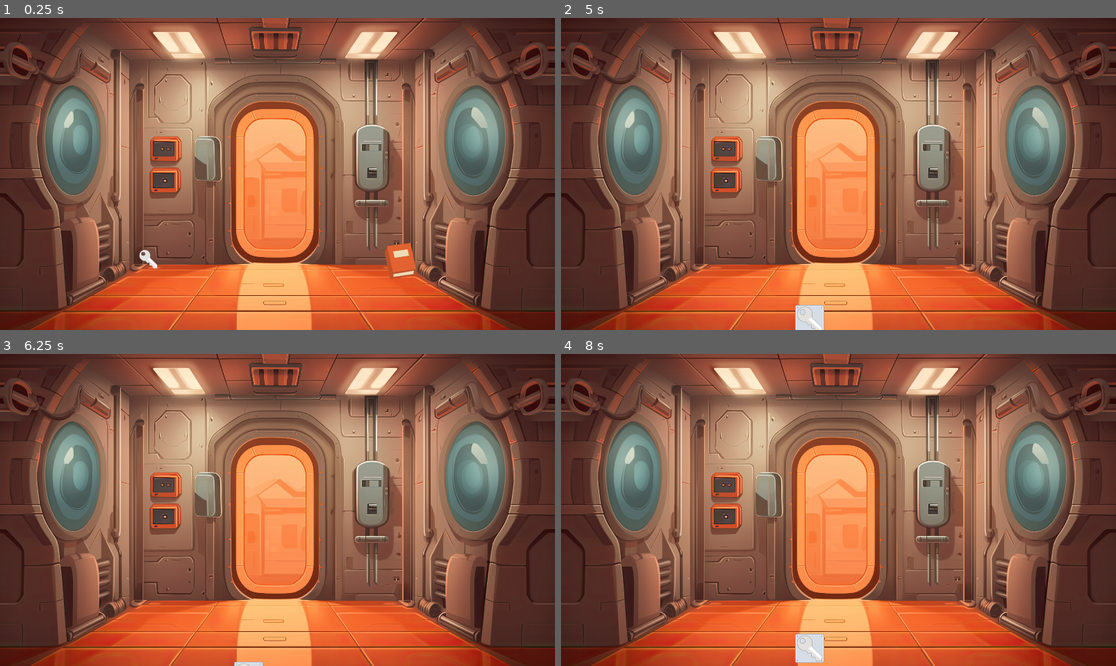
Above: before the commit, frames 1-4 (two rows, left to right).
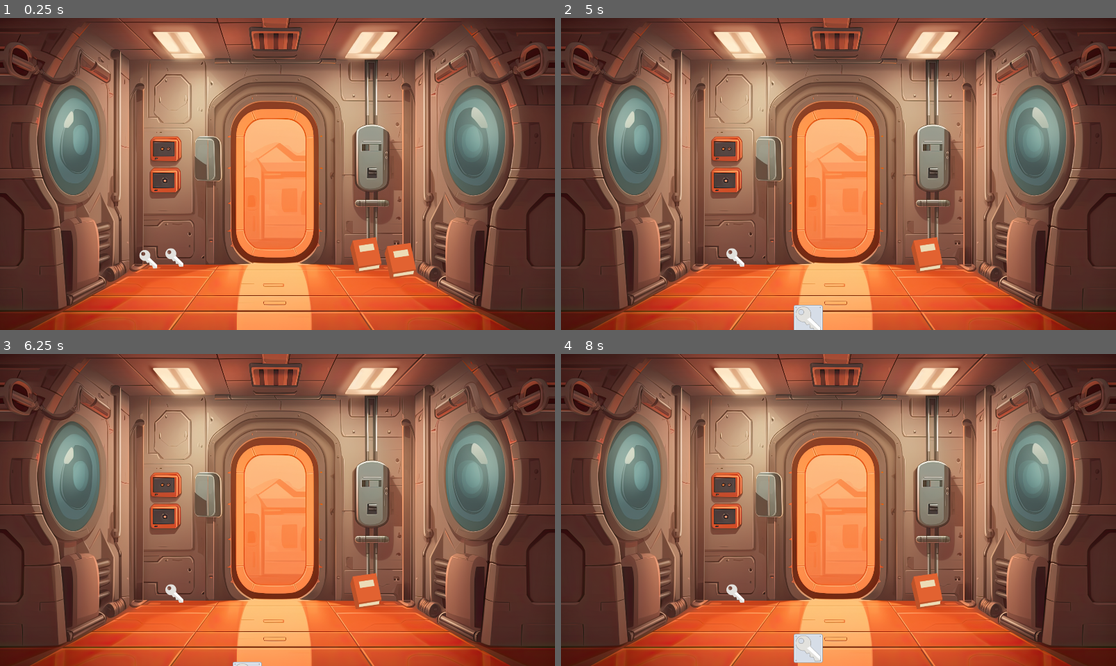
Above: after the commit, the same moments.

Repository: keyoni/PointClickEscape
Game: Godot game, scene res://scenes/main/main.tscn
Two runs of this game, one before a commit and one after it. Both use one fixed random seed, a clock stepped at 60 frames per second and the inputs below.
Inputs (mouse positions are in pixels of both pictures, inside the frame that each line leads up to):
- Up to frame 1 (0.25 s): no input
- Up to frame 2 (5 s): tap Enter at 0.5, 2.75 s; drag from (838, 308) to (960, 261) at 0.52 s; drag from (710, 258) to (838, 308) at 1.27 s; tap Space at 2, 4.25 s; move the mouse to (894, 105) at 2.02 s; press the mouse at (894, 105) at 2.03 s; release the mouse at (894, 105) at 2.75 s; drag from (810, 236) to (710, 258) at 2.77 s; move the mouse to (1005, 220) at 3.52 s; press the mouse at (1005, 220) at 3.53 s; release the mouse at (1005, 220) at 4.25 s; drag from (672, 127) to (838, 308) at 4.27 s
- Up to frame 3 (6.25 s): move the mouse to (249, 656) at 5.02 s; press the mouse at (249, 656) at 5.03 s; release the mouse at (249, 656) at 5.75 s; tap Enter at 5.75 s; drag from (194, 432) to (166, 525) at 5.77 s
- Up to frame 4 (8 s): tap Space at 6.5 s; move the mouse to (960, 494) at 6.52 s; press the mouse at (960, 494) at 6.53 s; release the mouse at (960, 494) at 7.25 s; drag from (727, 525) to (838, 644) at 7.27 s

The runs differ from the first frame. In frame 1, 0.6% of the frame differs, in the area x 29-69%, y 70-82%; in frame 2, 0.7%; in frame 3, 0.6%; in frame 4, 0.7%, in the area x 29-69%, y 70-100%.

Commit message:
clean up print statements

Diff:
--- /dev/null
+++ b/PointClickEscape/resources/items/knife.tres
@@ -0,0 +1,10 @@
+[gd_resource type="Resource" script_class="Item" load_steps=3 format=3 uid="uid://w476yp26mdj5"]
+
+[ext_resource type="Script" path="res://resources/item.gd" id="1_c78vb"]
+[ext_resource type="Texture2D" uid="uid://dyv0o668dtyu7" path="res://assets/items/knife.png" id="2_4rf4l"]
+
+[resource]
+script = ExtResource("1_c78vb")
+name = "Knife"
+texture = ExtResource("2_4rf4l")
+description = "A sharp knife"
--- a/PointClickEscape/scenes/inventory_bar/inventory_bar.gd
+++ b/PointClickEscape/scenes/inventory_bar/inventory_bar.gd
@@ -14,7 +14,6 @@
 
 func _on_area_2d_mouse_entered() -> void:
 	var marker_pos =  self.get_node("InvTopMarker").get_global_position()
-	print(marker_pos)
 	tween = create_tween()
 	tween.tween_property($InventoryHolder, "global_position",marker_pos,0.5).set_ease(Tween.EASE_IN_OUT)
 	tween.connect("finished",can_add_item,4)
@@ -22,7 +21,6 @@
 
 func _on_area_2d_mouse_exited() -> void:
 	var marker_pos =  self.get_node("InvBottomMarker").get_global_position()
-	print(marker_pos)
 	tween = create_tween()
 	tween.tween_property($InventoryHolder, "global_position",marker_pos,0.75).set_ease(Tween.EASE_OUT_IN)
 	tween.connect("finished",can_add_item,4)
@@ -36,26 +34,22 @@
 
 func connect_to_all_items():
 	var static_items = get_tree().get_nodes_in_group("static_items")
-	print("connecting to items")
 	# Connect the 'item_clicked' signal from each static item to the '_on_item_clicked' method in this script
 	for item in static_items:
 		item.connect("released_pick_up",add_item_to_inventory)
-		print("connecting item")
 
 func can_add_item():
-	print("in can add")
-	print(items_to_add)
 	if items_to_add.size() > 0:
 		var new_slot = load("res://scenes/inventory_slot/inventory_slot.tscn").instantiate()
 		new_slot.item_resource = items_to_add.pop_front()
 		$InventoryHolder.add_child(new_slot)
 
 		var slot_size = new_slot.get_base_size()
-		var slot_gap  = Vector2(5, 5)    # Replace with the margin you want between slots
+		# TODO: var expot to slot gap
+		var slot_gap  = Vector2(10, 10)    # Replace with the margin you want between slots
 		var slot_index = $InventoryHolder.get_child_count() - 1
 		var slot_count = $InventoryHolder.get_child_count()
 		var central_marker_pos = $InvBottomMarker.global_position
-		print(central_marker_pos)
 		if slot_count % 2 == 0:  # Even slot count
 			var slot_offset = (slot_count / 2) * (slot_size.x + slot_gap.x)
 			new_slot.global_position = Vector2(central_marker_pos.x - slot_offset, central_marker_pos.y)
--- a/PointClickEscape/scenes/item/generic_item.gd
+++ b/PointClickEscape/scenes/item/generic_item.gd
@@ -17,7 +17,6 @@
 func _process(delta: float) -> void:
 	pass
 
-
 func _on_generic_item_area_input_event(viewport: Node, event: InputEvent, shape_idx: int) -> void:
 	if Input.is_action_pressed("left_mouse_click") and not DragManager.is_dragging_item():
 		selected = true
@@ -26,7 +25,6 @@
 		# When clicked, change item's parent to the GlobalDragLayer node
 		if get_tree().get_root().has_node("GlobalDragLayer"):
 			savedParent = self.get_parent()
-			print(savedParent)
 			self.reparent(get_node("GlobalDragLayer"), true)
 
 func _physics_process(delta: float) -> void:
--- a/PointClickEscape/scenes/item/static_item.gd
+++ b/PointClickEscape/scenes/item/static_item.gd
@@ -15,14 +15,10 @@
 	var rectShape = RectangleShape2D.new()
 	rectShape.extents = Vector2($StaticItemSprite.texture.get_size())
 	$StaticItemSprite/StaticItemArea/StaticItemShape.shape = rectShape
-# Called when the node enters the scene tree for the first time.
-
 
 # Called every frame. 'delta' is the elapsed time since the previous frame.
 func _process(delta: float) -> void:
 	pass
-
-
 
 func _on_static_item_area_input_event(viewport: Node, event: InputEvent, shape_idx: int) -> void:
 	if Input.is_action_just_released("left_mouse_click") and selected == false:
@@ -30,14 +26,11 @@
 		# I realise that I can get rid of this match/switch statement, but I'm keeping it case we want to do more stuff depending on the items :)
 		match ItemState:
 			"PickUp":
-				print("We are number one!")
 				released_pick_up.emit(item_resource)
-				print("DELETE ME!")
 				# Maybe a cool fade or something then delete
 				await get_tree().create_timer(0.2).timeout
 				queue_free()
 			"None":
-				print("Two are better than one!")
 				released_none.emit()
 			_:
 				print("Oh snap! It's a somthing broke!")
--- a/PointClickEscape/scenes/main/main.tscn
+++ b/PointClickEscape/scenes/main/main.tscn
@@ -7,8 +7,10 @@
 [ext_resource type="Resource" uid="uid://cuy8k0527d1im" path="res://resources/items/small_key.tres" id="5_u8as7"]
 
 [node name="Main" type="Node2D"]
+metadata/_edit_lock_ = true
 
 [node name="GlobalDragLayer" type="Node2D" parent="."]
+visible = false
 
 [node name="Pce2PanelBackground2" type="Sprite2D" parent="."]
 visible = false
@@ -32,7 +34,17 @@
 item_resource = ExtResource("4_vpp3d")
 ItemState = "PickUp"
 
+[node name="Book2" parent="." instance=ExtResource("3_o5sdf")]
+position = Vector2(1266, 821)
+item_resource = ExtResource("4_vpp3d")
+ItemState = "PickUp"
+
 [node name="Key" parent="." instance=ExtResource("3_o5sdf")]
 position = Vector2(513, 835)
 item_resource = ExtResource("5_u8as7")
 ItemState = "PickUp"
+
+[node name="Key2" parent="." instance=ExtResource("3_o5sdf")]
+position = Vector2(603, 829)
+item_resource = ExtResource("5_u8as7")
+ItemState = "PickUp"
--- a/PointClickEscape/scenes/playground/playground.tscn
+++ b/PointClickEscape/scenes/playground/playground.tscn
@@ -1,10 +1,11 @@
-[gd_scene load_steps=10 format=3 uid="uid://rdhngiw883e4"]
+[gd_scene load_steps=11 format=3 uid="uid://rdhngiw883e4"]
 
 [ext_resource type="PackedScene" uid="uid://ck6iuluif14sf" path="res://scenes/item/generic_item.tscn" id="1_5bbnj"]
 [ext_resource type="Resource" uid="uid://c4uswsv5hl6mh" path="res://resources/items/blueShip.tres" id="2_ogfem"]
 [ext_resource type="Resource" uid="uid://64mjihmn2y0p" path="res://resources/items/redBook.tres" id="3_a1om5"]
 [ext_resource type="PackedScene" uid="uid://bxm1ctu0weonj" path="res://scenes/inventory_slot/inventory_slot.tscn" id="4_dor6a"]
 [ext_resource type="Resource" uid="uid://d2u8rtl7ktjtd" path="res://resources/items/redCycle.tres" id="5_fcu5v"]
+[ext_resource type="Texture2D" uid="uid://dmh5dvayfgnww" path="res://assets/items/toaster.png" id="5_g1wlg"]
 [ext_resource type="PackedScene" uid="uid://df4mbp8f1l2bd" path="res://scenes/item/static_item.tscn" id="6_7bvsi"]
 [ext_resource type="Resource" uid="uid://du6ndik0kn7ya" path="res://resources/items/toaster.tres" id="7_jhmrn"]
 [ext_resource type="Resource" uid="uid://cuy8k0527d1im" path="res://resources/items/small_key.tres" id="8_uvfn1"]
@@ -24,6 +25,9 @@
 position = Vector2(579, 181)
 item_resource = ExtResource("2_ogfem")
 
+[node name="Base" parent="InventorySlot" index="0"]
+texture = ExtResource("5_g1wlg")
+
 [node name="InventorySlot2" parent="." instance=ExtResource("4_dor6a")]
 position = Vector2(439, 182)
 item_resource = ExtResource("5_fcu5v")
@@ -40,3 +44,5 @@
 
 [node name="InventoryBar" parent="." instance=ExtResource("9_qxi16")]
 position = Vector2(964, 570)
+
+[editable path="InventorySlot"]
Binary file added: PointClickEscape/assets/items/knife.png
Not shown, added: PointClickEscape/assets/items/knife.png.import
